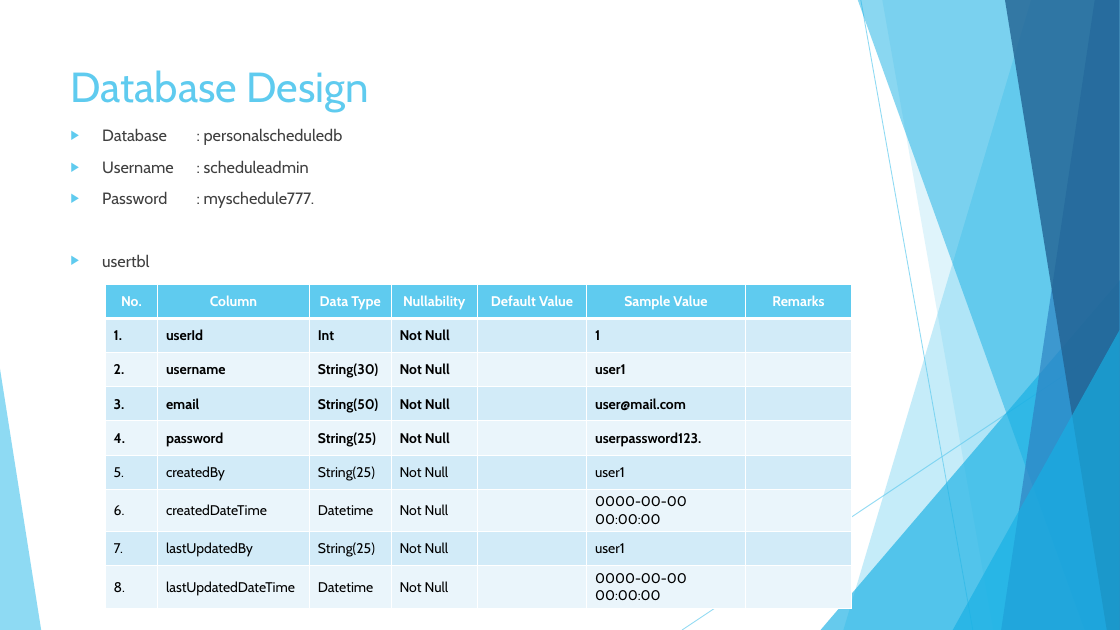
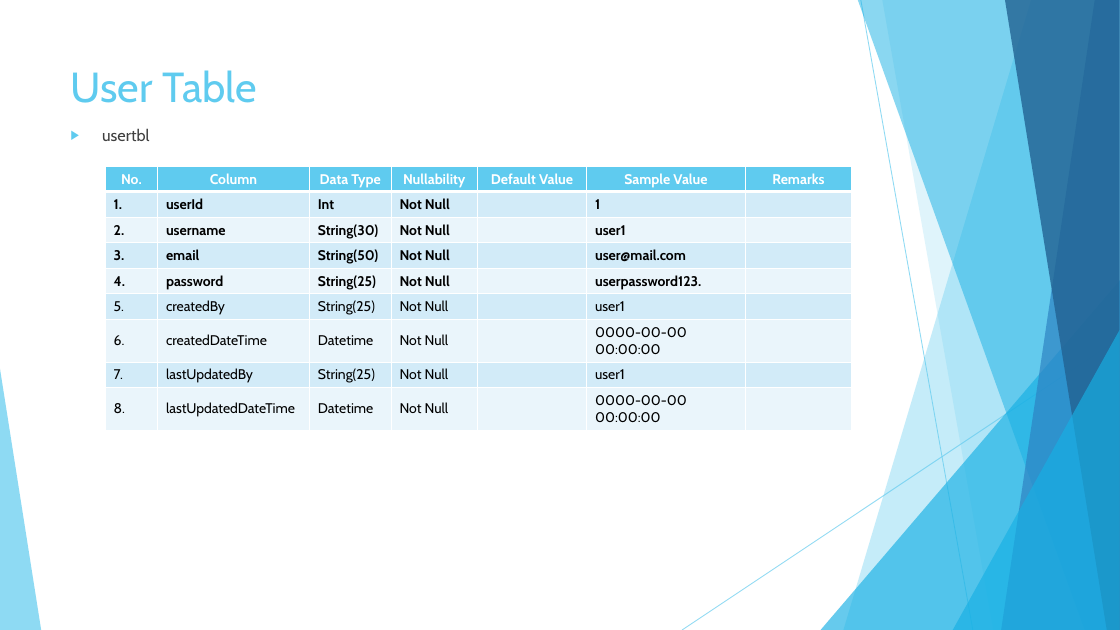
Before and after one commit to bryanbezter/personal-scheduler, a slide deck: slide 5 of Documentation v1.0.pptx (slide 7 before the commit). Drawn at 1120x630 pixels with LibreOffice and Linux fonts; fonts in the diff are those of the drawing. Boxes give left, top, right and bottom in pixels: in the first picture for what was removed or moved away, otherwise in the second. Text is boxed around its words. In the diff, an @@ line names an element or a change of style, - is before the commit and + after.

Commit message:
Update documentation
- Finish UI design
- Update db design
- Update state diagram
- Update functional design

```diff
--- a/Documentation v1.0.pptx
+++ b/Documentation v1.0.pptx
@@ title at <box>71,70,256,103</box>: text changed @@
-Database Design
+User Table
@@ text at <box>102,128,343,208</box>: paragraphs removed @@
-▶ Database : personalscheduledb
-▶ Username : scheduleadmin
-▶ Password : myschedule777.
@@ table: place and size @@
-table at <box>105,285,852,604</box>
+table at <box>105,166,852,426</box>
```
Also in this commit, not shown: 8 other slides changed, 12 slides added, 6 slides removed.
